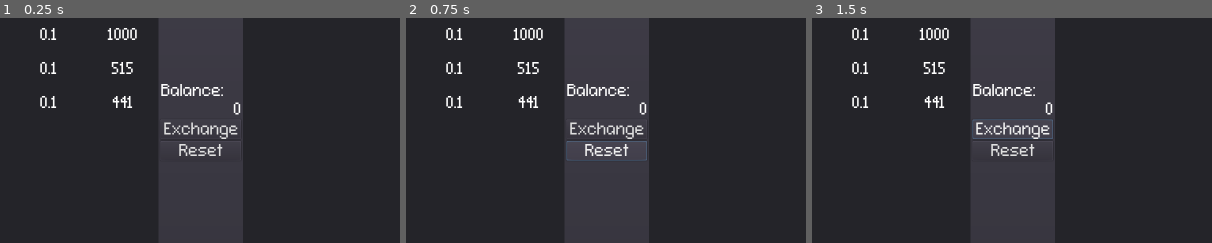
Above: before the commit, frames 1-3 (left to right).
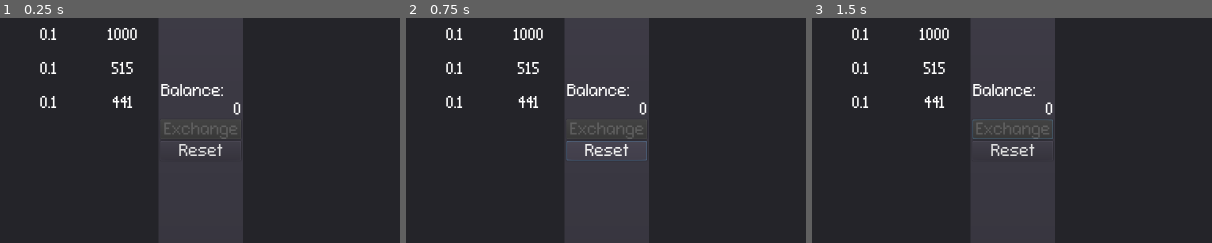
Above: after the commit, the same moments.

Repository: cheesefish/happy_merchant
Game: Godot game, scene res://scenes/GUI.tscn
Two runs of this game, one before a commit and one after it. Both use one fixed random seed, a clock stepped at 60 frames per second and the inputs below.
Inputs (mouse positions are % of the whole screen's width and height, from its top left):
- Up to frame 1 (0.25 s): no input
- Up to frame 2 (0.75 s): click "Reset" at 0.5 s
- Up to frame 3 (1.5 s): click (50, 54) at 1.25 s, where only the run before the commit has a clickable "Exchange"
The pictures show only the part of the screen within x 25-75%, y 30-80%; the shares and areas given below are measured in that part.

The runs differ from the first frame. In frame 1, 0.5% of the frame differs, in the area x 41-60%, y 46-54%; in frame 2, 0.5%; in frame 3, 0.6%.

Commit message:
Feature: Implement trade buttons Implement working Exchange and Reset buttons in Trade-tab.

Diff:
--- a/project.godot
+++ b/project.godot
@@ -14,7 +14,7 @@
 "language": "GDScript",
 "path": "res://scripts/Inventory.gd"
 }, {
-"base": "Control",
+"base": "Object",
 "class": "Item",
 "language": "GDScript",
 "path": "res://scripts/Item.gd"
--- a/scenes/GUI.tscn
+++ b/scenes/GUI.tscn
@@ -84,6 +84,7 @@
 margin_top = 410.0
 margin_right = 161.0
 margin_bottom = 452.0
+disabled = true
 text = "Exchange"
 
 [node name="ResetButton" type="Button" parent="TabContainer/Trade/Center"]
@@ -160,3 +161,5 @@
 size_flags_vertical = 4
 text = "Exit"
 script = ExtResource( 8 )
+[connection signal="pressed" from="TabContainer/Trade/Center/ExchangeButton" to="TabContainer/Trade" method="_on_ExchangeButton_pressed"]
+[connection signal="pressed" from="TabContainer/Trade/Center/ResetButton" to="TabContainer/Trade" method="_on_ResetButton_pressed"]
--- a/scripts/Inventory.gd
+++ b/scripts/Inventory.gd
@@ -6,6 +6,7 @@
 var top_labels = []
 
 var items = {}
+var items_backup = {}
 
 signal item_clicked
 
@@ -70,21 +71,7 @@
 func on_item_clicked(item: Item):
 	emit_signal("item_clicked", item)
 
-func get_item(item_name: String) -> Item:
-	return items[item_name]
-
-func has_item(item_name: String) -> bool:
-	return items.has(item_name)
-
 func add_item(item_name: String, amount: int):
-	var item = Item.new()
-	item.init(self, grid_container, item_name, amount)
+	var item = Item.new().init(self, grid_container, item_name, amount)
 	items[item_name] = item
-
-func remove_item(item_name: String):
-	items[item_name].delete()
-	items.erase(item_name)
-
-func add_to_item_amount(item_name: String, amount_to_add: int):
-	var item = items[item_name]
-	item.set_amount( item.get_amount() + amount_to_add )
+	return item
--- a/scripts/Item.gd
+++ b/scripts/Item.gd
@@ -1,4 +1,4 @@
-class_name Item extends Control
+class_name Item extends Object
 
 var parent
 var grid
@@ -13,7 +13,9 @@
 var hidden_overlay_theme
 var visible_overlay_theme
 
-func init(parent, grid: Control, name, amount):
+var true_amount
+
+func init(parent, grid: Control, name, amount) -> Item:
 	var tex_path = "res://items/icons/" + String(name).to_lower() + "_64.png"
 	var weight = 0.0
 	var value = 0.1
@@ -59,6 +61,9 @@
 	overlay.connect("gui_input", self, "on_gui_input")
 	overlay.theme = hidden_overlay_theme
 
+	true_amount = amount
+	return self
+
 func delete():
 	grid.remove_child(icon)
 	grid.remove_child(name_label)
--- a/scripts/Trade.gd
+++ b/scripts/Trade.gd
@@ -1,55 +1,78 @@
 extends Node
 
-var difference
+const market_margin = 0.1
 
 func _ready():
 	$Player/Inventory.connect("item_clicked", self, "on_Player_Inventory_item_selected")
 	$Market/Inventory.connect("item_clicked", self, "on_Market_Inventory_item_selected")
 
 func on_Player_Inventory_item_selected(item: Item):
-	var origin = $Player/Inventory
-	var destination = $Market/Inventory
-	set_diff_and_transfer_item(item, origin, destination, 1)
+	set_diff_and_transfer_item(item, $Player/Inventory, $Market/Inventory, 1)
 
 func on_Market_Inventory_item_selected(item: Item):
-	var origin = $Market/Inventory
-	var destination = $Player/Inventory
-	set_diff_and_transfer_item(item, origin, destination, -1)
+	set_diff_and_transfer_item(item, $Market/Inventory, $Player/Inventory, -1)
 
-func set_diff_and_transfer_item(item, origin, destination, factor):
+func set_diff_and_transfer_item(item, origin, destination, balance_factor):
+	var difference
 	if Input.is_key_pressed(KEY_SHIFT):
 		difference = 100
 	elif Input.is_key_pressed(KEY_CONTROL):
 		difference = 10
 	else:
 		difference = 1
-	transfer_item(item, origin, destination, factor)
+	transfer_item(item, origin, destination, balance_factor, difference)
 
-func transfer_item(item: Item, origin: Inventory, destination: Inventory, factor):
+func transfer_item(item, origin, destination, balance_factor, difference):
+	var amount_before = item.get_amount()
+	if amount_before == 0: return
+
+	var amount_after = amount_before - difference
+	if amount_after <= 0:
+		if item.true_amount == 0:
+			origin.items.erase(item.get_name())
+			item.delete()
+		else:
+			item.set_amount(0)
+		difference = amount_before
+	else:
+		item.set_amount(amount_after)
+
 	var item_name = item.get_name()
-	var amount_after = item.get_amount() - difference
+	if destination.items.has(item_name):
+		item = destination.items[item_name]
+		item.set_amount(item.get_amount() + difference)
+	else:
+		item = destination.add_item(item_name, difference)
+		item.true_amount = 0
 
-	if amount_after > 0:
-		item.set_amount(amount_after)
-	elif amount_after < 0:
-		difference += amount_after
-		transfer_item(item, origin, destination, factor)
-		return #important to return here!
-	else:
-		origin.remove_item(item_name)
+	var market_value = item.get_value()# * (1 - balance_factor * market_margin)
+	var balance_difference = market_value * difference * balance_factor
+	var balance_after = float($Center/BalanceValue.text) + balance_difference
+	$Center/BalanceValue.text = str(balance_after)
+	$Center/ExchangeButton.disabled = balance_after < 0
 
-	if destination.has_item(item_name):
-		destination.add_to_item_amount(item_name, difference)
-	else:
-		destination.add_item(item_name, difference)
+func _on_ResetButton_pressed():
+	var items_for_deletion = {}
+	for item in $Market/Inventory.items.values():
+		if item.true_amount == 0:
+			items_for_deletion[item.get_name()] = [$Market/Inventory, item]
+		else:
+			item.set_amount(item.true_amount)
+	for item in $Player/Inventory.items.values():
+		if item.true_amount == 0:
+			items_for_deletion[item.get_name()] = [$Player/Inventory, item]
+		else:
+			item.set_amount(item.true_amount)
+	for elem in items_for_deletion.values():
+		elem[0].items.erase(elem[1].get_name())
+		elem[1].delete()
+	$Center/BalanceValue.text = "0"
 
-	var value = item.get_value()
-	var balance_difference = value * difference * factor
-	var label = $Center/BalanceValue
-	var balance_after = float(label.text) + balance_difference
-	label.text = str(balance_after)
-
-func on_TradeResetButton_pressed():
-	$Market/Inventory.reset_items()
-	$Player/Inventory.reset_items()
-	$Center/BalanceValue.text = "0"
+func _on_ExchangeButton_pressed():
+	if not $Center/ExchangeButton.disabled:
+		for item in $Market/Inventory.items.values():
+			item.true_amount = item.get_amount()
+		for item in $Player/Inventory.items.values():
+			item.true_amount = item.get_amount()
+		_on_ResetButton_pressed()
+		$Center/ExchangeButton.disabled = true
